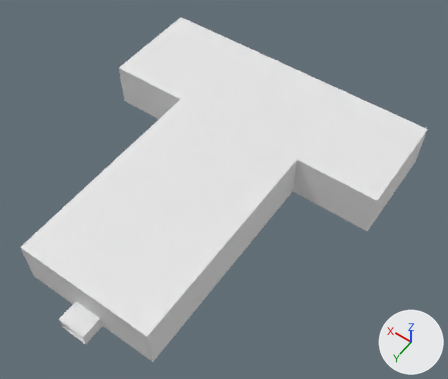
The FBX model Content/Meshes/TheaterBuilding/TheaterRoom2Prefab.fbx: old version first, new version second.
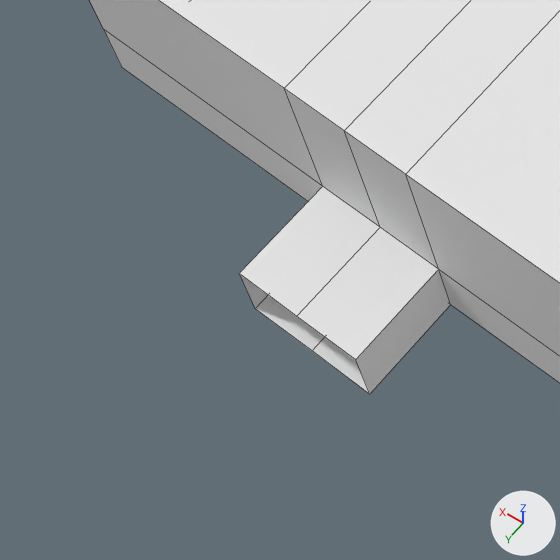
There are two pictures of each version: one whole from a 50 mm lens placed at (-33.9, 16.0, 70.7), pointed at (-3.2, -27.0, 3.3), one close up on the part from 2% to 28% of the width and 69% to 100% of the height. The lights are fixed; the arrows at lower right show +X, +Y and +Z. The close-ups show mesh edges as thin lines.
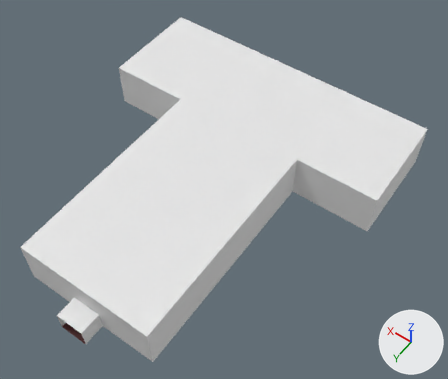
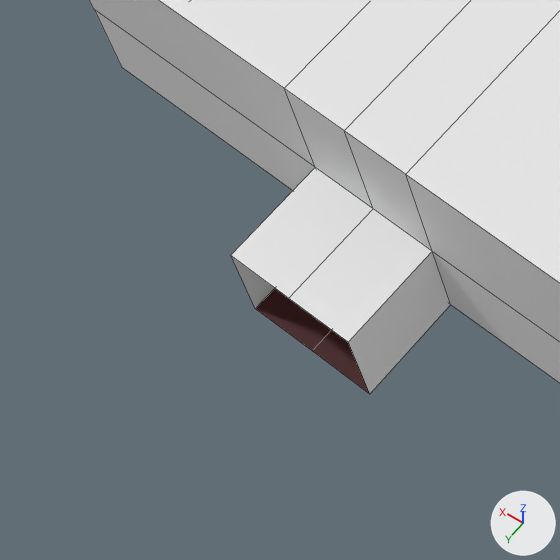
Changed parts and their boxes (x1, y1, x2, y2) in the close-ups (560 x 560 px; the box of a moved part takes in the faces that stretch with it):
'Cube.003', reshaped, recoloured: (90, 0, 560, 394) in both
part 1 of me_cube_004, moved or reshaped: (90, 0, 560, 393) in both
part 2 of me_cube_004, recoloured: (256, 295, 370, 394) in both

The change in detail:
Material 'carpet' (mat_carpet) is new.
Its base color is (0.055, 0.00107, 0.00133) (dark red #420404).
Its roughness is 0.69.
me_cube_004 has 60 vertices, 56 faces and spans x -22.0..22.0, y -50.0..0.0, z 0.0..7.0.
me_cube_004 is used by ob_cube_003; location (0.0, 0.0, 0.0).
me_cube_004 part 1: all 19 vertices in x -22.0..22.0, y -50.0..0.0, z 2.0 are moved by (0.0, 0.0, 1.0).
me_cube_004 part 2: all 12 faces centred in x -16.0..16.0, y -42.2..-1.5, z 0.0 switch from mat_material_001 (white #e7e7e7) to mat_carpet (dark red #420404).
